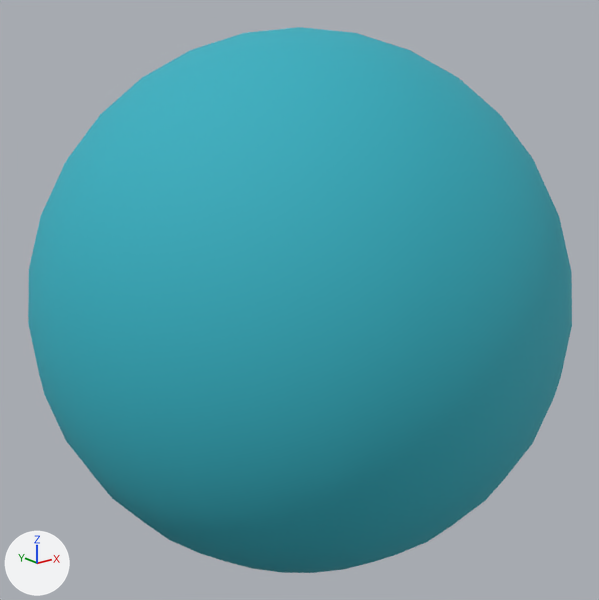
Before and after pictures for a commit that changed the OBJ model MiniEngine/ModelViewer/Models/yuan.obj.
Both versions are drawn from a 50 mm camera at (-377.0, -470.0, 188.0) aimed at (4.0, 6.0, -2.0). Lighting does not change. The marker at lower left points along +X, +Y and +Z. Where no turn or scale is listed for an object, it has been applied to the vertices.

Names of what the first picture shows: 'yuan'.
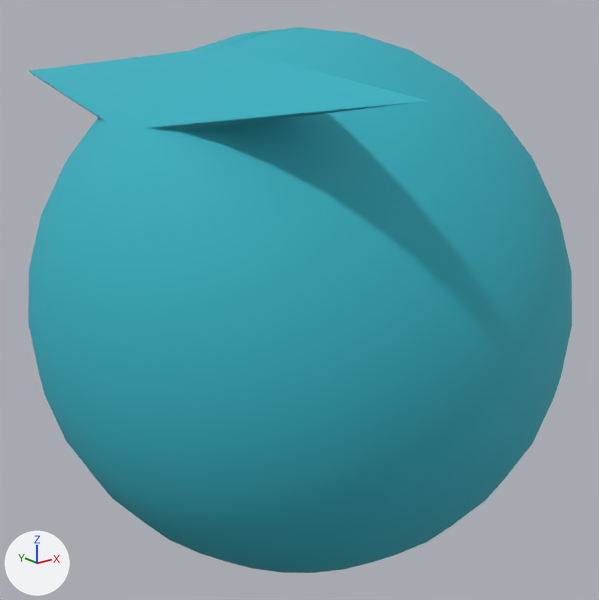
Where the change shows, as pixel boxes [x1, y1, x2, y2] in the pictures (599 x 600 px; the box of a moved part takes in the faces that stretch with it):
part 1 of me_yuan, moved or reshaped
    before: [99, 27, 298, 131]
    after: [29, 27, 427, 131]

What changed in the scene script:
```text
Change me_yuan:
    where me_yuan.from_pydata(...)  # 482 vertices, 512 faces; spans x -197.0..197.0, y -197.0..197.0, z -197.0..197.0
    used by ob_yuan; location = (0.0, 0.0, 0.0)
    me_yuan part 1
    me_yuan.vertices[9].co: (-38.0, 0.0, 193.0) -> (-38.0, -10.0, 193.0)  # pixel (254, 32) -> pixel (263, 32)
    me_yuan.vertices[71].co: (-101.0, 42.0, 164.0) -> (-101.0, 242.0, 164.0)  # pixel (142, 78) -> pixel (27, 70)
    me_yuan.vertices[72].co: (-107.0, 21.0, 164.0) -> (-107.0, 221.0, 164.0)  # pixel (148, 80) -> pixel (29, 71)
    me_yuan.vertices[74].co: (-107.0, -21.0, 164.0) -> (-107.0, -221.0, 164.0)  # pixel (183, 82) -> pixel (428, 100)
```
